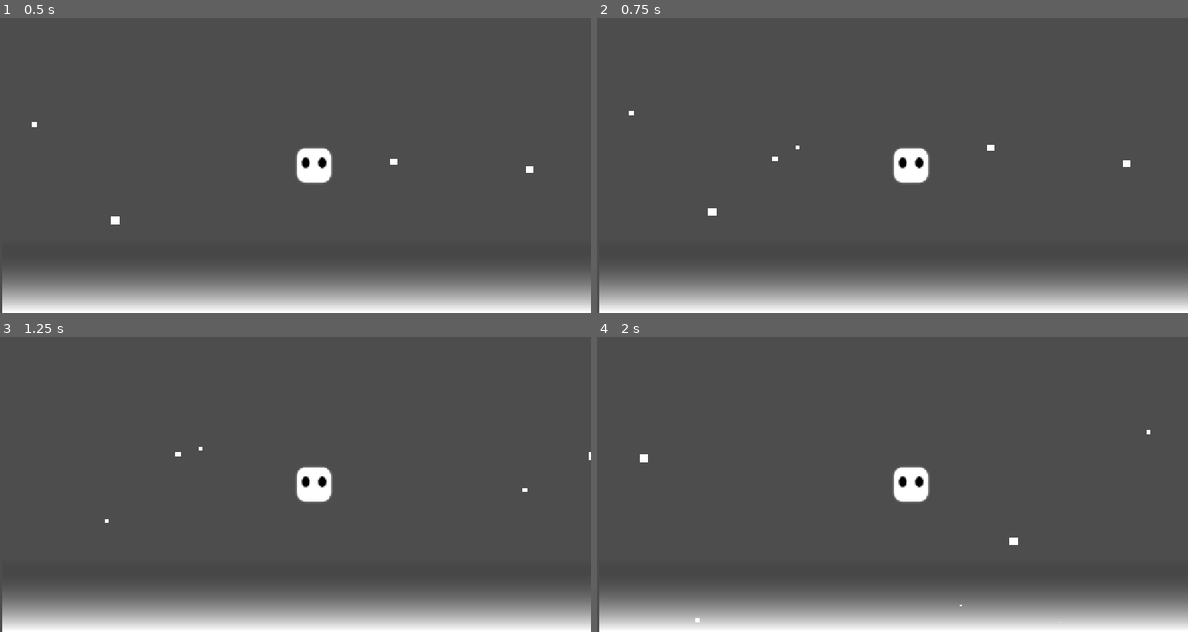
Above: before the commit, frames 1-4 (two rows, left to right).
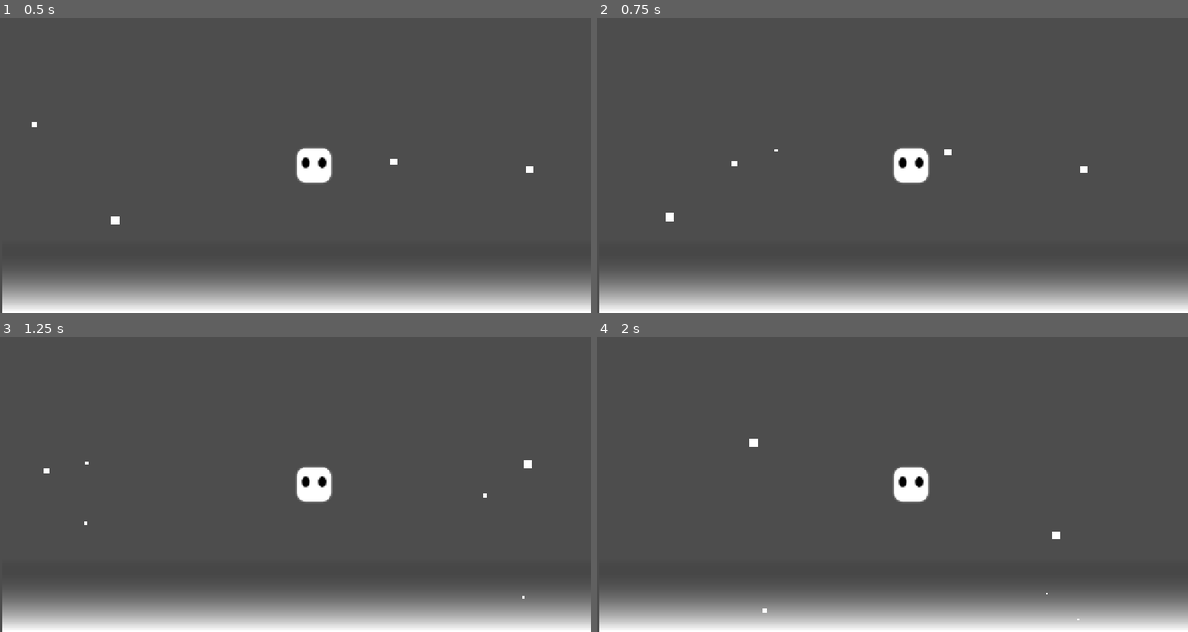
Above: after the commit, the same moments.

Repository: trash-avaliable/findingwork
Game: Godot game, scene res://Player/player.tscn
Same seed, same stepped clock (60 frames per second), same inputs: the game is played once before the commit and once after it. The project has no main scene, so this scene is started directly.
Inputs (mouse positions are in pixels of both pictures, inside the frame that each line leads up to):
- Up to frame 1 (0.5 s): no input
- Up to frame 2 (0.75 s): tap Enter at 0.5 s; move the mouse to (1022, 130) at 0.52 s; tap Ctrl at 0.6 s; click (1022, 130) at 0.67 s
- Up to frame 3 (1.25 s): no input
- Up to frame 4 (2 s): move the mouse to (774, 481) at 1.27 s; tap Shift at 1.35 s; click (774, 481) at 1.42 s

Frame 1 is identical in both runs. In frame 2, 0.2% of the frame differs, in the area x 5-91%, y 31-69%; in frame 3, 0.1%; in frame 4, 0.2%.
Error after the commit: Invalid assignment of property or key 'position' with value of type 'Vector2' on a base object of type 'null instance'. (res://Player/player.gd:20)

Commit message:
player脚本修改

Diff:
--- a/Player/player.gd
+++ b/Player/player.gd
@@ -1 +1,21 @@
 extends Area2D
+
+@export var playerstates: Resource
+
+@onready var left_eye = $LeftEye
+@onready var right_eye = $RightEye
+
+var move_speed := 200.0
+
+func _process(delta):
+	# 鼠标指向移动
+	var mouse_pos = get_global_mouse_position()
+	var dir = (mouse_pos - global_position).normalized()
+	var dist = global_position.distance_to(mouse_pos)
+	if dist > 5:
+		global_position += dir * move_speed * delta
+
+	# 眼睛跟随鼠标偏移
+	var eye_offset_y = 10
+	left_eye.position = Vector2(6, eye_offset_y) + (mouse_pos - global_position).normalized() * 4
+	right_eye.position = Vector2(10, eye_offset_y) + (mouse_pos - global_position).normalized() * 4
--- a/Player/player.tscn
+++ b/Player/player.tscn
@@ -1,4 +1,6 @@
 [gd_scene format=3 uid="uid://bp0trghek7042"]
+
+[ext_resource type="Script" uid="uid://cvg262mdokx20" path="res://Player/player.gd" id="1_l8h54"]
 
 [sub_resource type="RectangleShape2D" id="RectangleShape2D_hvfyp"]
 
@@ -44,6 +46,7 @@
 scale_max = 9.0
 
 [node name="Player" type="Area2D" unique_id=1141867496]
+script = ExtResource("1_l8h54")
 
 [node name="CollisionShape2D" type="CollisionShape2D" parent="." unique_id=570686829]
 position = Vector2(20, 20)
--- /dev/null
+++ b/UI/strategy_select_ui.tscn
@@ -0,0 +1,7 @@
+[gd_scene format=3 uid="uid://cv042n7au3h2s"]
+
+[node name="StrategySelectUI" type="Control" unique_id=620583155]
+layout_mode = 3
+anchors_preset = 0
+offset_right = 40.0
+offset_bottom = 40.0
--- /dev/null
+++ b/core/scene_spawner.gd
@@ -0,0 +1,11 @@
+class_name SceneSpawner
+extends Node
+
+@export var scene: PackedScene
+
+
+func spawn_scene(parent: Node = owner) -> Node:
+	var new_scene := scene.instantiate()
+	parent.add_child(new_scene)
+
+	return new_scene
--- a/shader/holograph.tres
+++ b/shader/holograph.tres
@@ -4,14 +4,14 @@
 
 [resource]
 shader = ExtResource("1_phc3d")
-shader_parameter/hologram_color = Color(0.2, 0.9, 0.7, 1)
+shader_parameter/hologram_color = Color(0.11764706, 0.5372549, 0.4117647, 1)
 shader_parameter/brightness = 0.974000046265
-shader_parameter/edge_glow = 0.410000019475
-shader_parameter/scanline_speed = 1.5
-shader_parameter/scanline_density = 60.0
-shader_parameter/scanline_thickness = 0.4
-shader_parameter/grid_density = 12.0
-shader_parameter/grid_thickness = 0.08
-shader_parameter/grid_speed = 0.10000024225000015
-shader_parameter/glitch_strength = 0.0
-shader_parameter/glitch_speed = 0.10000000149012
+shader_parameter/edge_glow = 0.5130000243675
+shader_parameter/scanline_speed = 1.4730003074675002
+shader_parameter/scanline_density = 39.5670018319325
+shader_parameter/scanline_thickness = 1.0
+shader_parameter/grid_density = 1.0
+shader_parameter/grid_thickness = 0.00999999977648
+shader_parameter/grid_speed = 0.10000024225000016
+shader_parameter/glitch_strength = 0.22800001083
+shader_parameter/glitch_speed = 0.40600001602512
--- /dev/null
+++ b/weapons/weapons.tscn
@@ -0,0 +1,5 @@
+[gd_scene format=3 uid="uid://4b1se4qpsjk2"]
+
+[node name="Weapons" type="Node2D" unique_id=901470728]
+
+[node name="Clothes" type="Node2D" parent="." unique_id=1962127366]
Not shown, added: core/scene_spawner.gd.uid
Not shown, changed: GAME_ARCHITECTURE.md
Not shown, added: Player/player_update_log.md
